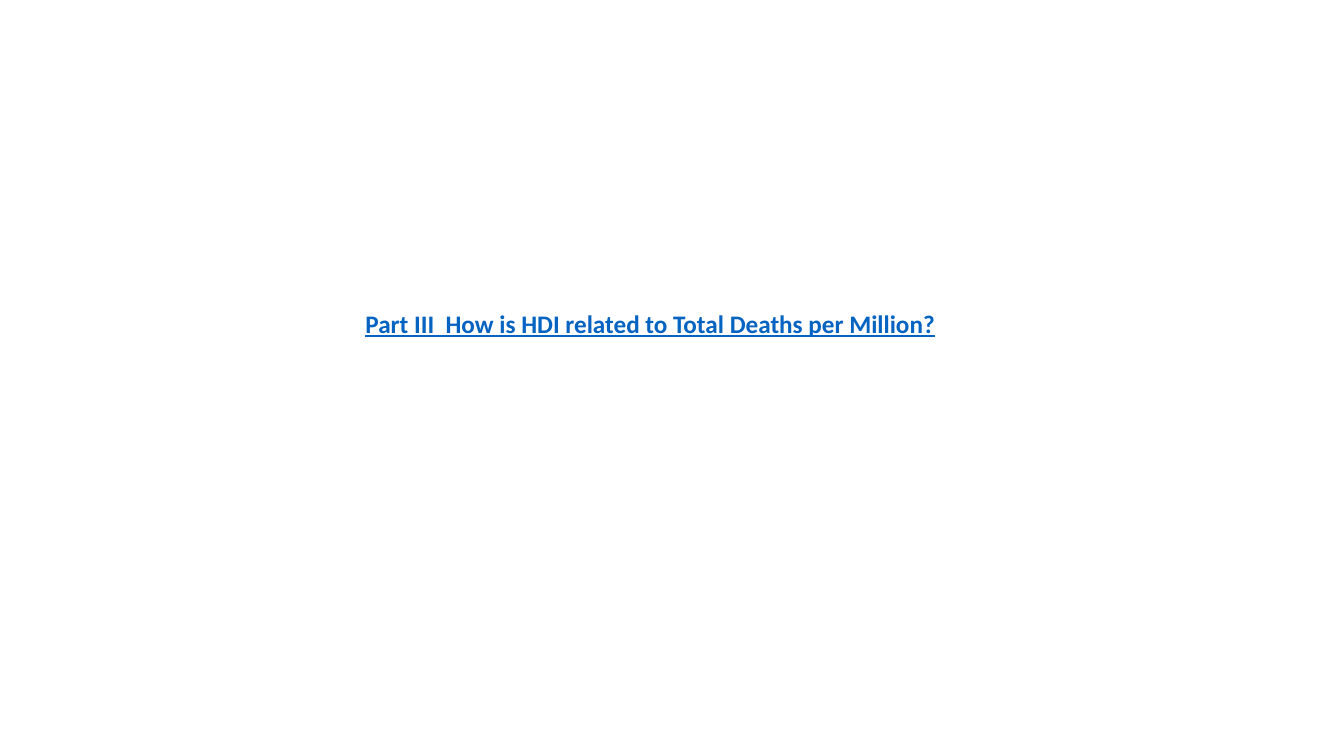
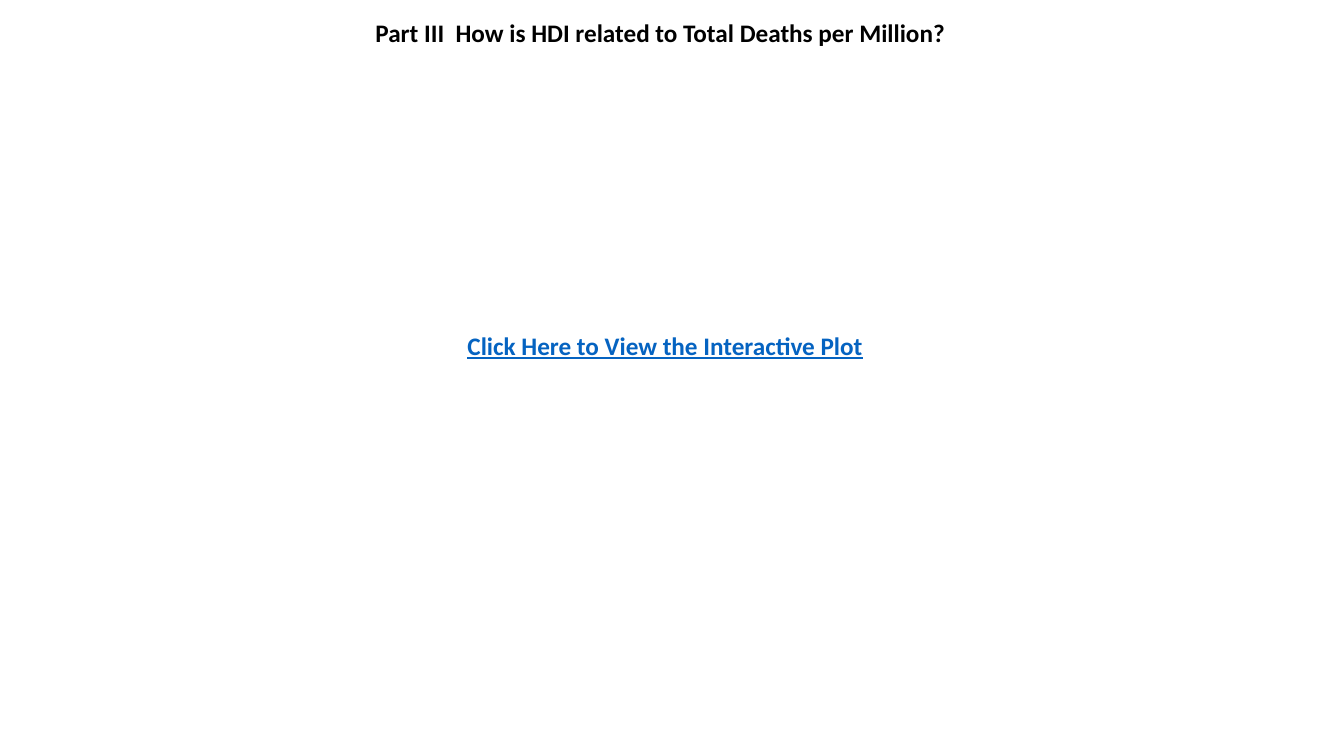
Before and after one commit to Hanna520/CS710-Final-Project, a slide deck: slide 3 of presentation/Final_Project_Hanna.pptx. Drawn at 1344x756 pixels with LibreOffice and Linux fonts; fonts in the diff are those of the drawing. Boxes give left, top, right and bottom in pixels: in the first picture for what was removed or moved away, otherwise in the second. Text is boxed around its words. In the diff, an @@ line names an element or a change of style, - is before the commit and + after.

Commit message:
PowerPoint slides

```diff
--- a/presentation/Final_Project_Hanna.pptx
+++ b/presentation/Final_Project_Hanna.pptx
@@ text "Part III How is HDI ...": place and size @@
-text "Part III How is HDI ..." at (365, 315, 934, 337)
+text "Part III How is HDI ..." at (375, 24, 944, 46)
@@ text "Part III How is HDI ..." at (375, 24, 944, 46): text colour #0563C1 to #000000, underline off @@
@@ text added at (467, 337, 863, 359), 18 pt, text #0563C1, bold, underline @@
+Click Here to View the Interactive Plot
```
